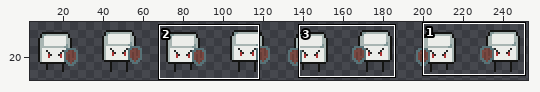
Two states of a sprite sheet, Enemies/Enemy.png. Above, an overview of the earlier version with the close-up marked.
Close-up. Before the edit:
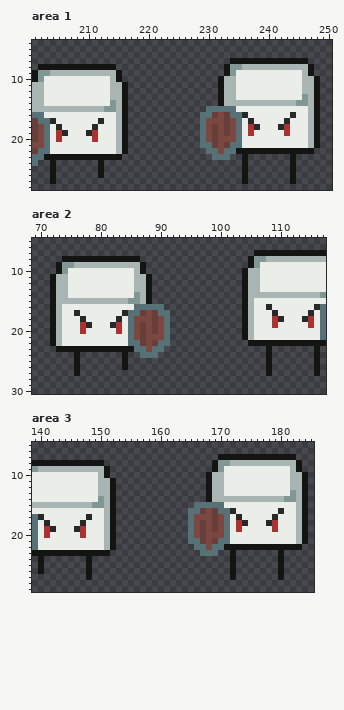
The file is 256x32 pixels. Shown: area 1: x 201..250, y 4..28; area 2: x 69..117, y 5..30; area 3: x 139..185, y 5..29. The wide view leaves out empty margins. The commit also changed other parts of the picture, which this record leaves out.
The same view after the edit:
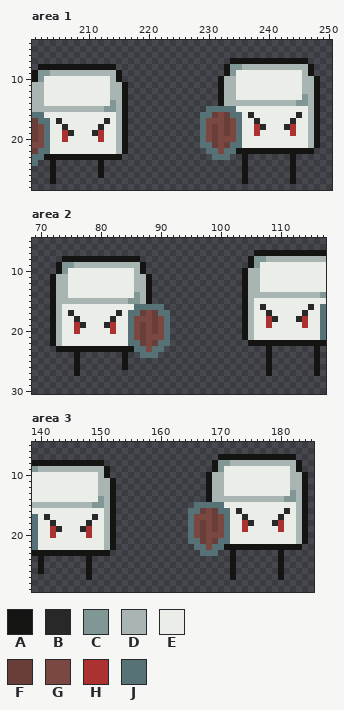
Palette (. is transparent): A #141412  B #282828  C #819796  D #a8b5b2  E #ebede9  F #693e38  G #7a4841  H #ac3232  J #577277
Diff:
--- area 1
@@ x 201..250 @@
 15 DDDDDDDDDDDDCCDA.............JJJJJEEEEEEEEEEEEDA..
-16 JJEEEEEEEEEEEEDA............JJFGFJJBEEEEEEEBEEDA..
-17 FJJBEEEEEEEBEEDA............JGGGFGJEBEEEEEBEEEDA..
-18 FGJEBEEEEEBEEEDA............JGFGFGJEHBEEEBHEEEDA..
-19 FGJEHBEEEBHEEEDA............JGFGFGJEHEEEEEHEEEDA..
-20 FGJEHEEEEEHEEEDA............JGFGGGJEEEEEEEEEEEDA..
+16 JJEEEEEEEEEEEEDA............JJFGFJJEBEEEEEEEBEDA..
+17 FJJEBEEEEEEEBEDA............JGGGFGJEEBEEEEEBEEDA..
+18 FGJEEBEEEEEBEEDA............JGFGFGJEEHBEEEBHEEDA..
+19 FGJEEHBEEEBHEEDA............JGFGFGJEEHEEEEEHEEDA..
+20 FGJEEHEEEEEHEEDA............JGFGGGJEEEEEEEEEEEDA..
 21 GGJEEEEEEEEEEEDA............JJFGFJJEEEEEEEEEEEDA..
--- area 2
@@ x 69..117 @@
 15 ...ADDDDDDDDDDDDCCDA...............ADEEEEEEEEEEEE
-16 ...ADEEEEEEEEEEEEJJJJJ.............ADEEBEEEEEEEBJ
-17 ...ADEEBEEEEEEEBJJFGFJJ............ADEEEBEEEEEBEJ
-18 ...ADEEEBEEEEEBEJGGGFGJ............ADEEEHBEEEBHEJ
-19 ...ADEEEHBEEEBHEJGFGFGJ............ADEEEHEEEEEHEJ
-20 ...ADEEEHEEEEEHEJGFGFGJ............ADEEEEEEEEEEEJ
+16 ...ADEEEEEEEEEEEEJJJJJ.............ADEBEEEEEEEBEJ
+17 ...ADEBEEEEEEEBEJJFGFJJ............ADEEBEEEEEBEEJ
+18 ...ADEEBEEEEEBEEJGGGFGJ............ADEEHBEEEBHEEJ
+19 ...ADEEHBEEEBHEEJGFGFGJ............ADEEHEEEEEHEEJ
+20 ...ADEEHEEEEEHEEJGFGFGJ............ADEEEEEEEEEEEJ
 21 ...ADEEEEEEEEEEEJGFGGGJ............ADEEEEEEEEEEEJ
--- area 3
@@ x 139..185 @@
 15 DDDDDDDDDDCCDA.............JJJJJEEEEEEEEEEEEDA.
-16 EEEEEEEEEEEEDA............JJFGFJJBEEEEEEEBEEDA.
-17 JBEEEEEEEBEEDA............JGGGFGJEBEEEEEBEEEDA.
-18 JEBEEEEEBEEEDA............JGFGFGJEHBEEEBHEEEDA.
-19 JEHBEEEBHEEEDA............JGFGFGJEHEEEEEHEEEDA.
-20 JEHEEEEEHEEEDA............JGFGGGJEEEEEEEEEEEDA.
+16 EEEEEEEEEEEEDA............JJFGFJJEBEEEEEEEBEDA.
+17 JEBEEEEEEEBEDA............JGGGFGJEEBEEEEEBEEDA.
+18 JEEBEEEEEBEEDA............JGFGFGJEEHBEEEBHEEDA.
+19 JEEHBEEEBHEEDA............JGFGFGJEEHEEEEEHEEDA.
+20 JEEHEEEEEHEEDA............JGFGGGJEEEEEEEEEEEDA.
 21 JEEEEEEEEEEEDA............JJFGFJJEEEEEEEEEEEDA.
Where, in picture pixels (left, top, right, bottom), the same in both close-ups:
changed: (242, 112, 302, 136)
changed: (50, 118, 110, 142)
changed: (260, 304, 320, 328)
changed: (68, 310, 128, 334)
changed: (230, 508, 290, 532)
changed: (38, 514, 98, 538)
